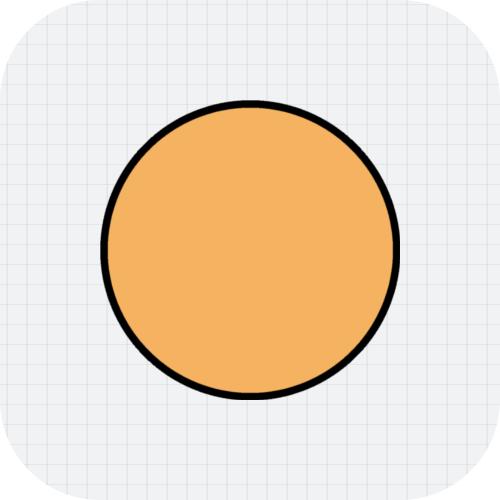
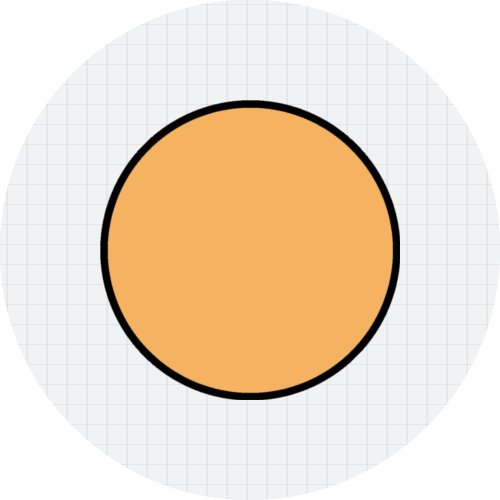
Layers edited between the first and the second (500, 500) image:
renamed "Layer" to "CircleBackground", painted on it over (0, 0, 500, 500)
renamed "Background" to "SquareBackground", hid it over (0, 0, 500, 500)
